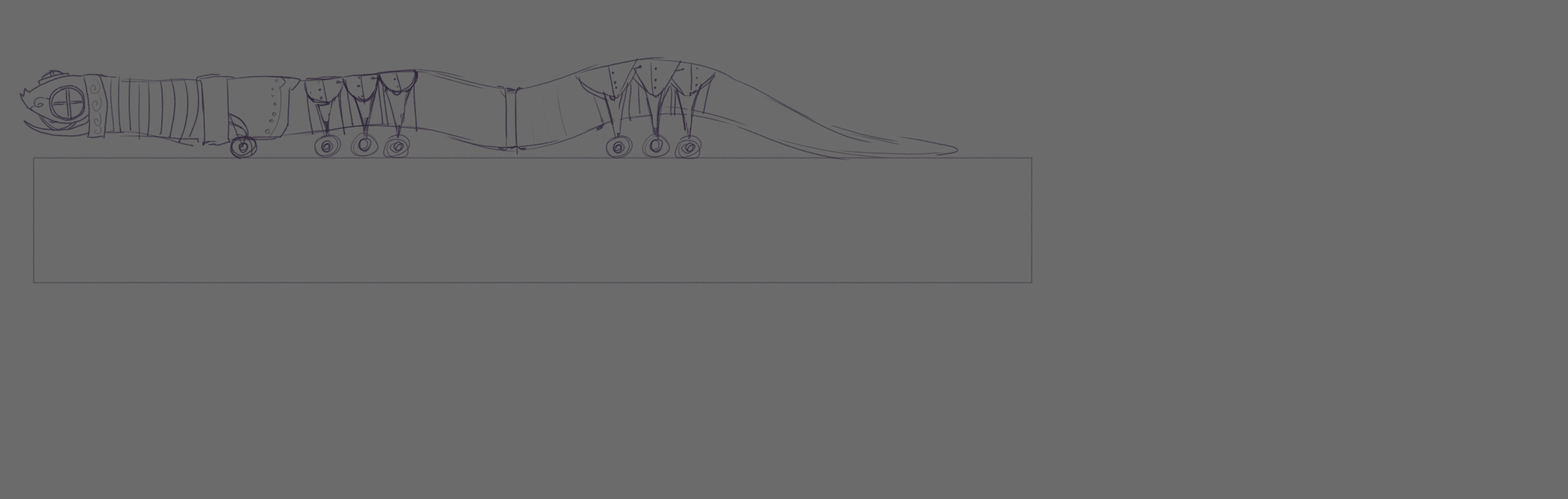
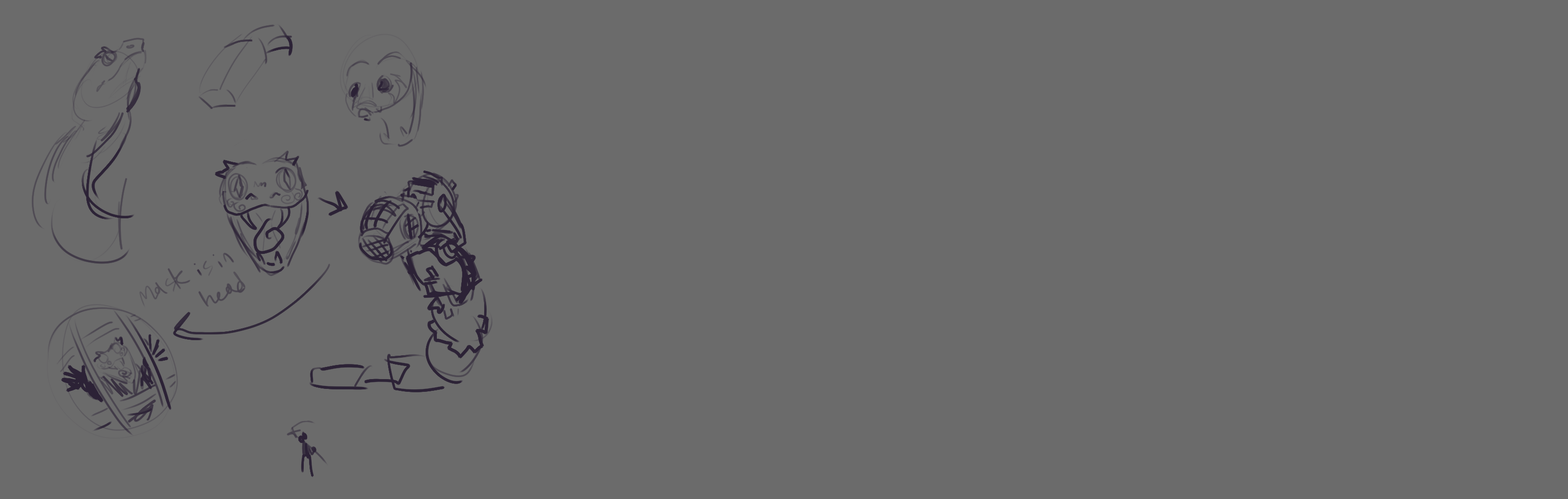
Layers edited between the first and the second 1568px x 499px image:
hid "Paint Layer 5" over bbox(32, 156, 1033, 285)
hid "Paint Layer 4" over bbox(19, 56, 960, 161)
showed "Paint Layer 1" over bbox(31, 23, 566, 478)
